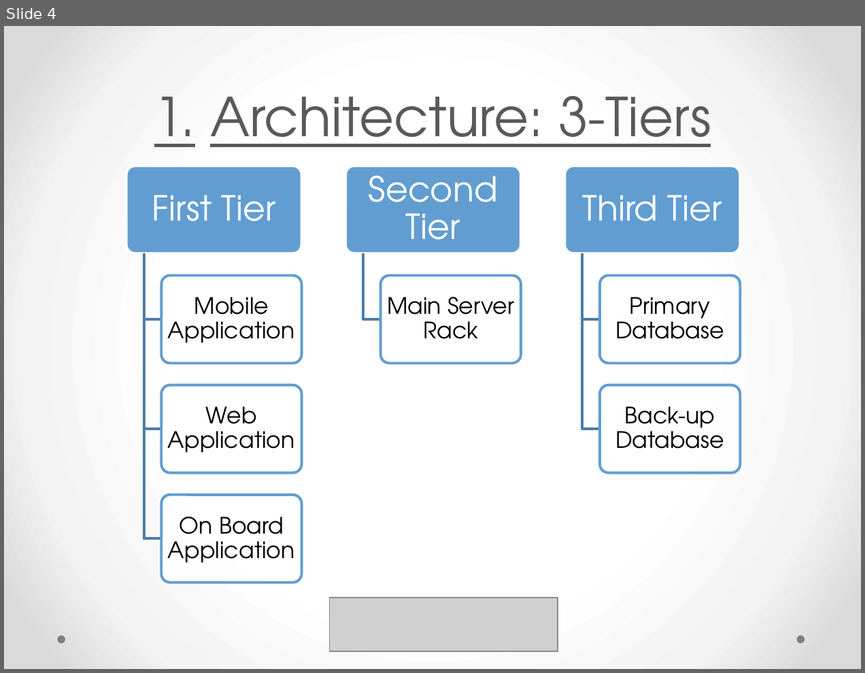
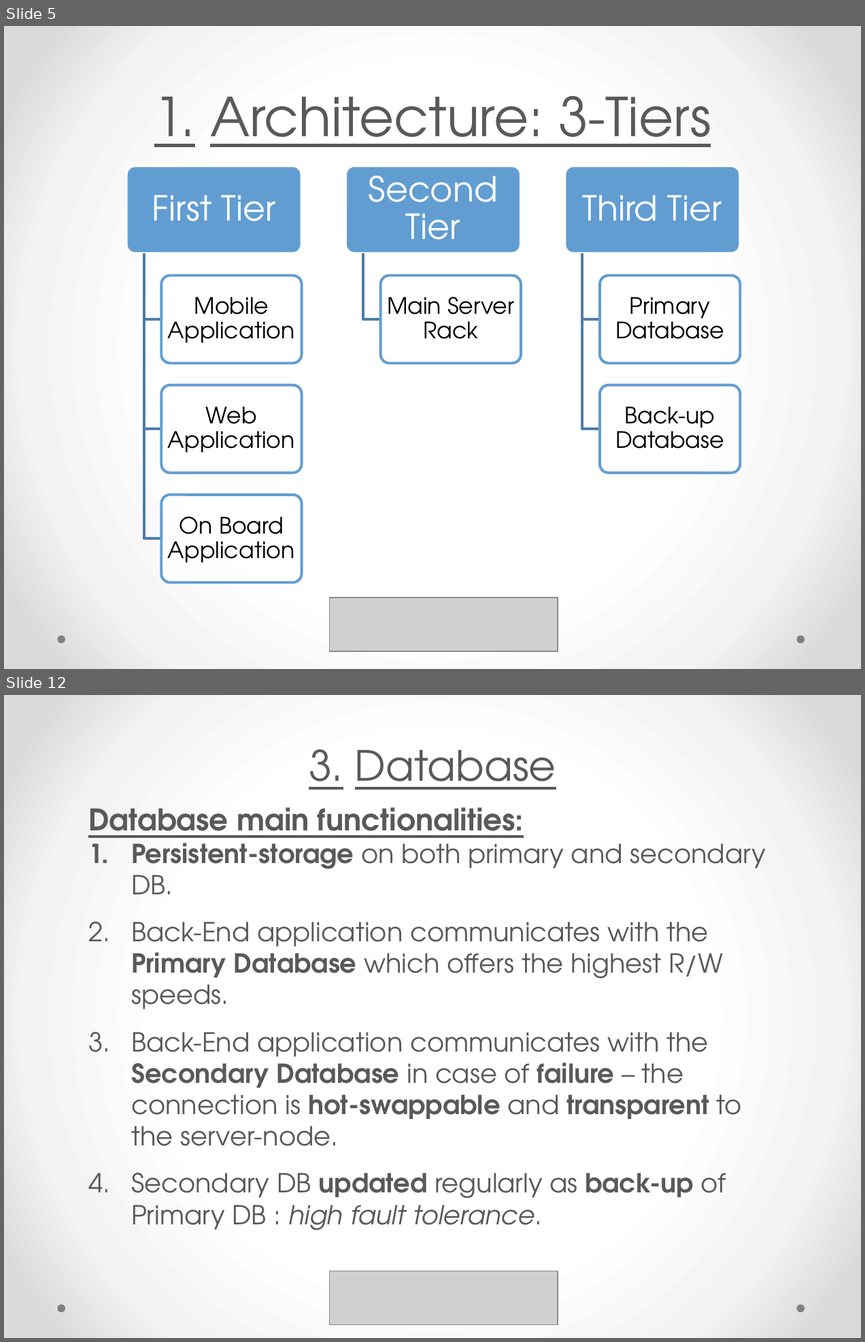
Before and after one commit to yangi92/SE2_PowerEnJoy, a slide deck: PP/PresentationDD.pptx. Shown one above the other, each under a label of ours: slide 4 before the commit, slides 5 and 12 after it; the slides between them are not shown. The pictures are 865x673 and 865x1342 pixels, drawn with LibreOffice and Linux fonts; fonts in the diff are those of the drawing; grey boxes stand for pictures. Boxes give left, top, right and bottom in pixels: in the first picture for what was removed or moved away, otherwise in the second. Text is boxed around its words. In the diff, an @@ line names an element or a change of style, - is before the commit and + after.

```diff
--- a/PP/PresentationDD.pptx
+++ b/PP/PresentationDD.pptx
@@ slide 12 added at (x1=4, y1=695, x2=861, y2=1338), background gradient #FFFFFF to #F4F4F4 to #DADADA; not listed: 2 template elements that a slide beside it also shows @@
@@ title added at (x1=309, y1=749, x2=556, y2=790), 35 pt, text #595959, underline @@
+3. Database
@@ text added at (x1=88, y1=807, x2=766, y2=1230), 22 pt, text #595959 @@
+Database main functionalities:
+1. Persistent-storage on both primary and secondary DB.
+2. Back-End application communicates with the Primary Database which offers the highest R/W speeds.
+3. Back-End application communicates with the Secondary Database in case of failure – the connection is hot-swappable and transparent to the server-node.
+4. Secondary DB updated regularly as back-up of Primary DB : high fault tolerance.
@@ picture added at (x1=330, y1=1271, x2=558, y2=1325) @@
@@ what was slide 4 is now slide 5 @@
```
Also in this commit, not shown: 7 slides changed, 3 other slides added.
